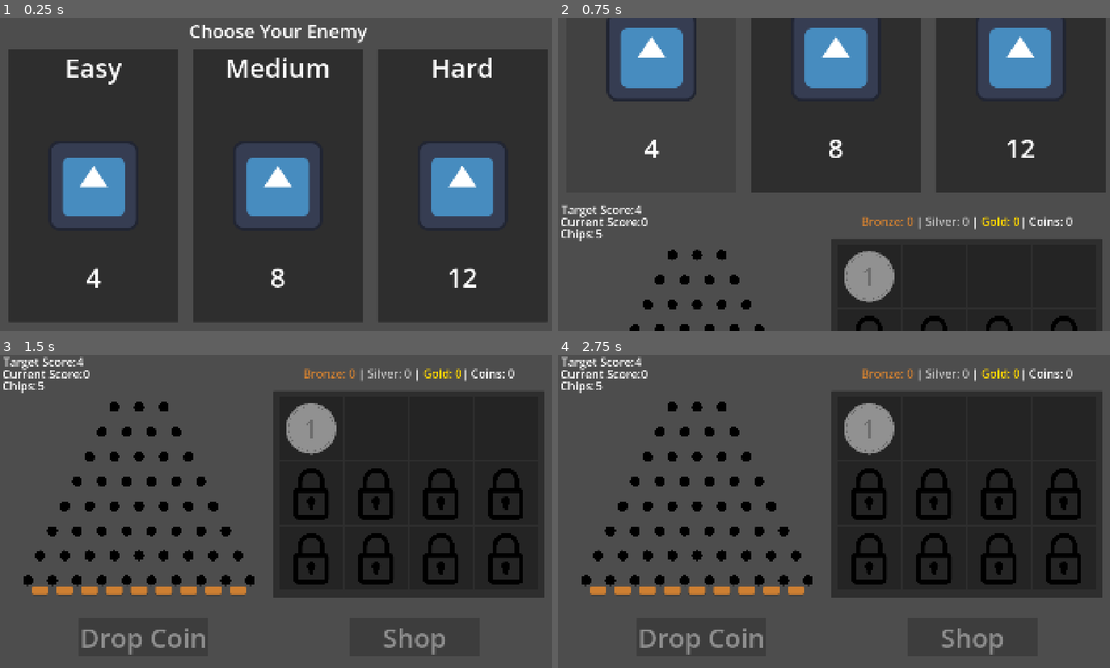
Above: before the commit, frames 1-4 (two rows, left to right).
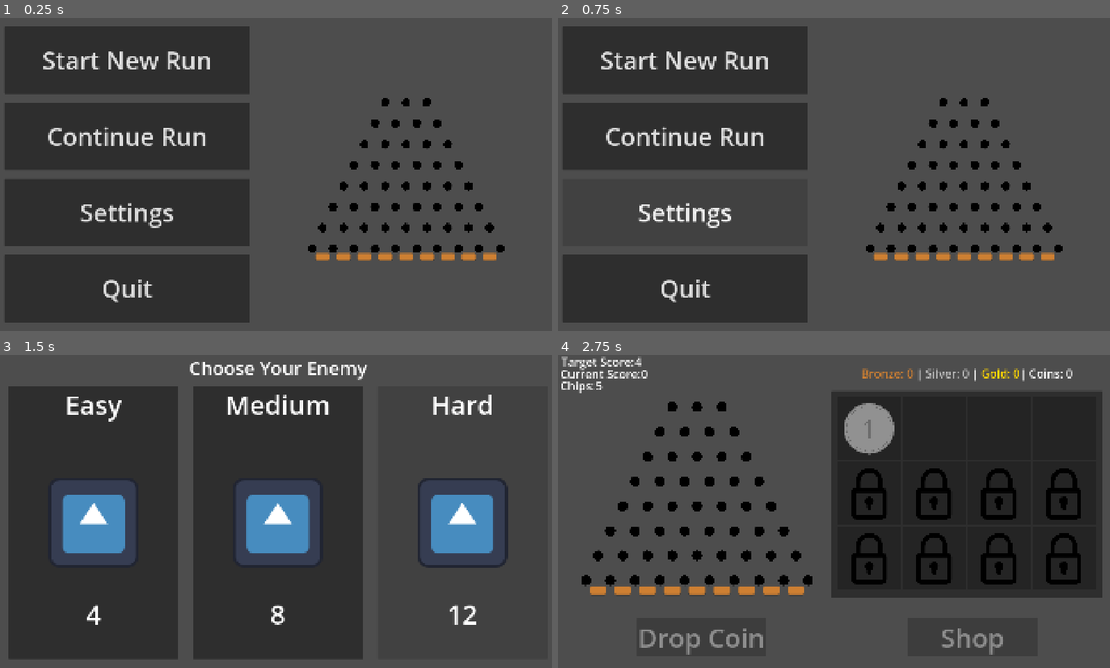
Above: after the commit, the same moments.

Repository: LicasBenjamin/PlinkoMerge
Game: Godot game, scene res://Scenes/MainMenu.tscn
Two runs of this game, one before a commit and one after it. Both use one fixed random seed, a clock stepped at 60 frames per second and the inputs below. Before the commit the project starts from res://Scenes/main_scene.tscn. The engine's default icon, where the game draws it, is replaced by a stand-in: a white triangle on a blue panel in a dark square.
Inputs (mouse positions are in pixels of both pictures, inside the frame that each line leads up to):
- Up to frame 1 (0.25 s): no input
- Up to frame 2 (0.75 s): click (684, 212) at 0.5 s, where only the run after the commit has a clickable "Settings"
- Up to frame 3 (1.5 s): click (126, 398) at 1.25 s, where only the run after the commit has a clickable "Start New Run"
- Up to frame 4 (2.75 s): click (651, 524) at 2.02 s

The runs differ from the first frame. In frame 1, 57% of the frame differs, in the area x 0-100%, y 2-98%; in frame 2, 59%; in frame 3, 63%, in the area x 0-98%, y 0-97%; in frame 4, nothing differs.

Commit message:
Extra Addition of Main Menu
Added in a main menu scene with a working start game button and quit button and added a visual version of the plinko machine for it as well.

Diff:
--- /dev/null
+++ b/Scenes/MainMenu.tscn
@@ -0,0 +1,63 @@
+[gd_scene format=3 uid="uid://csvypwg5dun30"]
+
+[ext_resource type="Script" uid="uid://qw62avjx71hj" path="res://Scenes/main_menu.gd" id="1_tt5f1"]
+[ext_resource type="PackedScene" uid="uid://b4gk2ndy3eegk" path="res://Scenes/visual_plinko_machine.tscn" id="2_853f1"]
+
+[node name="MainMenu" type="Node2D" unique_id=702682671]
+script = ExtResource("1_tt5f1")
+
+[node name="UICanvas" type="CanvasLayer" parent="." unique_id=1892681299]
+
+[node name="Base" type="Control" parent="UICanvas" unique_id=1386199845]
+layout_mode = 3
+anchors_preset = 15
+anchor_right = 1.0
+anchor_bottom = 1.0
+grow_horizontal = 2
+grow_vertical = 2
+
+[node name="MarginContainer" type="MarginContainer" parent="UICanvas/Base" unique_id=626099516]
+layout_mode = 1
+anchors_preset = 9
+anchor_bottom = 1.0
+offset_right = 913.0
+grow_vertical = 2
+theme_override_constants/margin_left = 15
+theme_override_constants/margin_top = 30
+theme_override_constants/margin_right = 50
+theme_override_constants/margin_bottom = 30
+
+[node name="VBoxContainer" type="VBoxContainer" parent="UICanvas/Base/MarginContainer" unique_id=676773194]
+layout_mode = 2
+theme_override_constants/separation = 30
+
+[node name="StartButton" type="Button" parent="UICanvas/Base/MarginContainer/VBoxContainer" unique_id=409090494]
+layout_mode = 2
+size_flags_vertical = 3
+theme_override_font_sizes/font_size = 84
+text = "Start New Run"
+
+[node name="ContinueButton" type="Button" parent="UICanvas/Base/MarginContainer/VBoxContainer" unique_id=272664010]
+layout_mode = 2
+size_flags_vertical = 3
+theme_override_font_sizes/font_size = 84
+text = "Continue Run"
+
+[node name="SettingButton" type="Button" parent="UICanvas/Base/MarginContainer/VBoxContainer" unique_id=283136154]
+layout_mode = 2
+size_flags_vertical = 3
+theme_override_font_sizes/font_size = 84
+text = "Settings"
+
+[node name="QuitButton" type="Button" parent="UICanvas/Base/MarginContainer/VBoxContainer" unique_id=1000453122]
+layout_mode = 2
+size_flags_vertical = 3
+theme_override_font_sizes/font_size = 84
+text = "Quit"
+
+[node name="PlinkoMachine" parent="." unique_id=1008166058 instance=ExtResource("2_853f1")]
+position = Vector2(1402, 292)
+scale = Vector2(1.5, 1.5)
+
+[connection signal="pressed" from="UICanvas/Base/MarginContainer/VBoxContainer/StartButton" to="." method="on_start_button_pressed"]
+[connection signal="pressed" from="UICanvas/Base/MarginContainer/VBoxContainer/QuitButton" to="." method="on_quit_button_pressed"]
--- /dev/null
+++ b/Scenes/main_menu.gd
@@ -0,0 +1,9 @@
+extends Node2D
+
+
+func on_start_button_pressed():
+	get_tree().change_scene_to_file("res://Scenes/main_scene.tscn")
+	pass
+
+func on_quit_button_pressed():
+	get_tree().quit()
--- /dev/null
+++ b/Scenes/visual_award_area.gd
@@ -0,0 +1,6 @@
+extends Area2D
+
+func _on_body_entered(body: Node2D) -> void:
+	#print(body.name)
+	#print("Added "+str(rewardAmount)+" to the score!")
+	body.queue_free()
--- /dev/null
+++ b/Scenes/visual_coin.gd
@@ -0,0 +1,18 @@
+extends RigidBody2D
+
+func start_timer():
+	$Timer.start(10)
+
+#On contact with a peg
+func _on_body_entered(body: Node) -> void:
+	var speed = linear_velocity.length()
+	# Map speed to pitch
+	var pitch = clamp(remap(speed, 0, 500, 0.5, 1), 0.5, 1)
+	# Map speed to volume (in dB)
+	var volume = clamp(remap(speed, 0, 500, -20, -10), -20, -10)
+	$AudioStreamPlayer2D.pitch_scale = pitch
+	$AudioStreamPlayer2D.volume_db = volume
+	$AudioStreamPlayer2D.play()
+
+	#$AudioStreamPlayer2D.pitch_scale = randf_range(0.7, 1.1)
+	#$AudioStreamPlayer2D.play()
--- /dev/null
+++ b/Scenes/visual_coin.tscn
@@ -0,0 +1,41 @@
+[gd_scene format=3 uid="uid://dk7k5tks8bjp6"]
+
+[ext_resource type="Script" uid="uid://clgna67337mrf" path="res://Scenes/visual_coin.gd" id="1_iiyeu"]
+[ext_resource type="Texture2D" uid="uid://drdme2jhktxsr" path="res://Assets/coin_art/coin_1_sprite.png" id="2_cgswv"]
+[ext_resource type="Texture2D" uid="uid://5uk2od67x4us" path="res://Assets/icon.svg" id="3_trt83"]
+[ext_resource type="AudioStream" uid="uid://mubm723m8nls" path="res://Sounds/pickupCoin(1).wav" id="4_cqp3h"]
+
+[sub_resource type="CircleShape2D" id="CircleShape2D_jgi06"]
+radius = 16.0
+
+[node name="coin" type="RigidBody2D" unique_id=1931191305]
+collision_layer = 2
+mass = 2.0
+contact_monitor = true
+max_contacts_reported = 1
+script = ExtResource("1_iiyeu")
+
+[node name="CollisionShape2D" type="CollisionShape2D" parent="." unique_id=381527858]
+shape = SubResource("CircleShape2D_jgi06")
+
+[node name="coin_sprite" type="Sprite2D" parent="." unique_id=73708617]
+scale = Vector2(0.064115666, 0.064115666)
+texture = ExtResource("2_cgswv")
+
+[node name="Sprite2D2" type="Sprite2D" parent="." unique_id=880554795]
+visible = false
+position = Vector2(15.999999, 0)
+scale = Vector2(0.051886674, 0.051886674)
+texture = ExtResource("3_trt83")
+
+[node name="AudioStreamPlayer2D" type="AudioStreamPlayer2D" parent="." unique_id=702678821]
+stream = ExtResource("4_cqp3h")
+volume_db = -10.0
+pitch_scale = 0.22
+bus = &"SFX"
+
+[node name="Timer" type="Timer" parent="." unique_id=485781356]
+one_shot = true
+
+[connection signal="body_entered" from="." to="." method="_on_body_entered"]
+[connection signal="timeout" from="Timer" to="." method="coin_timeout"]
--- /dev/null
+++ b/Scenes/visual_plinko_machine.tscn
@@ -0,0 +1,284 @@
+[gd_scene format=3 uid="uid://b4gk2ndy3eegk"]
+
+[ext_resource type="PackedScene" uid="uid://b5ofivp8rmasc" path="res://Scenes/peg.tscn" id="1_n6ybd"]
+[ext_resource type="PackedScene" uid="uid://do81njtp1155o" path="res://Scenes/award_area.tscn" id="2_er1ft"]
+[ext_resource type="Script" uid="uid://co57bqogbhryq" path="res://Scenes/visual_award_area.gd" id="3_er1ft"]
+[ext_resource type="Script" uid="uid://0rfoayqdgid" path="res://Scenes/visual_spawner.gd" id="4_u5a8b"]
+[ext_resource type="PackedScene" uid="uid://dk7k5tks8bjp6" path="res://Scenes/visual_coin.tscn" id="5_yyle8"]
+
+[sub_resource type="RectangleShape2D" id="RectangleShape2D_cck0h"]
+size = Vector2(17, 48)
+
+[sub_resource type="RectangleShape2D" id="RectangleShape2D_ou7bq"]
+size = Vector2(117.202194, 399.16626)
+
+[node name="PlinkoMachine" type="Node2D" unique_id=1008166058]
+
+[node name="Peg54" parent="." unique_id=998411591 instance=ExtResource("1_n6ybd")]
+position = Vector2(-48, 0)
+
+[node name="Peg55" parent="." unique_id=1629377333 instance=ExtResource("1_n6ybd")]
+
+[node name="Peg56" parent="." unique_id=296718509 instance=ExtResource("1_n6ybd")]
+position = Vector2(48, 0)
+
+[node name="Peg57" parent="." unique_id=199336806 instance=ExtResource("1_n6ybd")]
+position = Vector2(-72, 48)
+
+[node name="Peg58" parent="." unique_id=1973140137 instance=ExtResource("1_n6ybd")]
+position = Vector2(-24, 48)
+
+[node name="Peg59" parent="." unique_id=1670143212 instance=ExtResource("1_n6ybd")]
+position = Vector2(24, 48)
+
+[node name="Peg60" parent="." unique_id=1301065382 instance=ExtResource("1_n6ybd")]
+position = Vector2(72, 48)
+
+[node name="Peg61" parent="." unique_id=1722783364 instance=ExtResource("1_n6ybd")]
+position = Vector2(-96, 96)
+
+[node name="Peg62" parent="." unique_id=1370967657 instance=ExtResource("1_n6ybd")]
+position = Vector2(-48, 96)
+
+[node name="Peg63" parent="." unique_id=267106658 instance=ExtResource("1_n6ybd")]
+position = Vector2(0, 96)
+
+[node name="Peg64" parent="." unique_id=1796306279 instance=ExtResource("1_n6ybd")]
+position = Vector2(48, 96)
+
+[node name="Peg65" parent="." unique_id=2099786748 instance=ExtResource("1_n6ybd")]
+position = Vector2(96, 96)
+
+[node name="Peg66" parent="." unique_id=377638226 instance=ExtResource("1_n6ybd")]
+position = Vector2(-120, 144)
+
+[node name="Peg67" parent="." unique_id=614355229 instance=ExtResource("1_n6ybd")]
+position = Vector2(-72, 144)
+
+[node name="Peg68" parent="." unique_id=233392005 instance=ExtResource("1_n6ybd")]
+position = Vector2(-24, 144)
+
+[node name="Peg69" parent="." unique_id=431678840 instance=ExtResource("1_n6ybd")]
+position = Vector2(24, 144)
+
+[node name="Peg70" parent="." unique_id=1817310292 instance=ExtResource("1_n6ybd")]
+position = Vector2(72, 144)
+
+[node name="Peg71" parent="." unique_id=1290474834 instance=ExtResource("1_n6ybd")]
+position = Vector2(120, 144)
+
+[node name="Peg72" parent="." unique_id=1957716313 instance=ExtResource("1_n6ybd")]
+position = Vector2(-144, 192)
+
+[node name="Peg73" parent="." unique_id=1426945039 instance=ExtResource("1_n6ybd")]
+position = Vector2(-96, 192)
+
+[node name="Peg74" parent="." unique_id=5856276 instance=ExtResource("1_n6ybd")]
+position = Vector2(-48, 192)
+
+[node name="Peg75" parent="." unique_id=2031754031 instance=ExtResource("1_n6ybd")]
+position = Vector2(0, 192)
+
+[node name="Peg76" parent="." unique_id=1816730265 instance=ExtResource("1_n6ybd")]
+position = Vector2(48, 192)
+
+[node name="Peg77" parent="." unique_id=414946463 instance=ExtResource("1_n6ybd")]
+position = Vector2(96, 192)
+
+[node name="Peg78" parent="." unique_id=2091283623 instance=ExtResource("1_n6ybd")]
+position = Vector2(144, 192)
+
+[node name="Peg79" parent="." unique_id=1341055377 instance=ExtResource("1_n6ybd")]
+position = Vector2(-168, 240)
+
+[node name="Peg80" parent="." unique_id=234938660 instance=ExtResource("1_n6ybd")]
+position = Vector2(-120, 240)
+
+[node name="Peg81" parent="." unique_id=682980969 instance=ExtResource("1_n6ybd")]
+position = Vector2(-72, 240)
+
+[node name="Peg82" parent="." unique_id=1272204883 instance=ExtResource("1_n6ybd")]
+position = Vector2(-24, 240)
+
+[node name="Peg83" parent="." unique_id=287322395 instance=ExtResource("1_n6ybd")]
+position = Vector2(24, 240)
+
+[node name="Peg84" parent="." unique_id=65063232 instance=ExtResource("1_n6ybd")]
+position = Vector2(72, 240)
+
+[node name="Peg85" parent="." unique_id=1500270721 instance=ExtResource("1_n6ybd")]
+position = Vector2(120, 240)
+
+[node name="Peg86" parent="." unique_id=1663886491 instance=ExtResource("1_n6ybd")]
+position = Vector2(168, 240)
+
+[node name="Peg87" parent="." unique_id=1434831318 instance=ExtResource("1_n6ybd")]
+position = Vector2(-192, 288)
+
+[node name="Peg88" parent="." unique_id=1651975032 instance=ExtResource("1_n6ybd")]
+position = Vector2(-144, 288)
+
+[node name="Peg89" parent="." unique_id=300920729 instance=ExtResource("1_n6ybd")]
+position = Vector2(-96, 288)
+
+[node name="Peg90" parent="." unique_id=1798313502 instance=ExtResource("1_n6ybd")]
+position = Vector2(-48, 288)
+
+[node name="Peg91" parent="." unique_id=75455857 instance=ExtResource("1_n6ybd")]
+position = Vector2(0, 288)
+
+[node name="Peg92" parent="." unique_id=273844677 instance=ExtResource("1_n6ybd")]
+position = Vector2(48, 288)
+
+[node name="Peg93" parent="." unique_id=1746723443 instance=ExtResource("1_n6ybd")]
+position = Vector2(96, 288)
+
+[node name="Peg94" parent="." unique_id=1475707030 instance=ExtResource("1_n6ybd")]
+position = Vector2(144, 288)
+
+[node name="Peg95" parent="." unique_id=1434848796 instance=ExtResource("1_n6ybd")]
+position = Vector2(192, 288)
+
+[node name="Peg96" parent="." unique_id=1994991927 instance=ExtResource("1_n6ybd")]
+position = Vector2(-216, 336)
+
+[node name="Peg97" parent="." unique_id=323931683 instance=ExtResource("1_n6ybd")]
+position = Vector2(-168, 336)
+
+[node name="Peg98" parent="." unique_id=2050180133 instance=ExtResource("1_n6ybd")]
+position = Vector2(-120, 336)
+
+[node name="Peg99" parent="." unique_id=1086532253 instance=ExtResource("1_n6ybd")]
+position = Vector2(-72, 336)
+
+[node name="Peg100" parent="." unique_id=392521309 instance=ExtResource("1_n6ybd")]
+position = Vector2(-24, 336)
+
+[node name="Peg101" parent="." unique_id=1784452090 instance=ExtResource("1_n6ybd")]
+position = Vector2(24, 336)
+
+[node name="Peg102" parent="." unique_id=1908486649 instance=ExtResource("1_n6ybd")]
+position = Vector2(72, 336)
+
+[node name="Peg103" parent="." unique_id=498817658 instance=ExtResource("1_n6ybd")]
+position = Vector2(120, 336)
+
+[node name="Peg104" parent="." unique_id=1319528803 instance=ExtResource("1_n6ybd")]
+position = Vector2(168, 336)
+
+[node name="Peg105" parent="." unique_id=1873067715 instance=ExtResource("1_n6ybd")]
+position = Vector2(216, 336)
+
+[node name="AwardArea" parent="." unique_id=936589579 instance=ExtResource("2_er1ft")]
+position = Vector2(-192, 344)
+script = ExtResource("3_er1ft")
+
+[node name="AwardArea2" parent="." unique_id=2003268037 instance=ExtResource("2_er1ft")]
+position = Vector2(-144, 344)
+script = ExtResource("3_er1ft")
+
+[node name="AwardArea3" parent="." unique_id=1214698614 instance=ExtResource("2_er1ft")]
+position = Vector2(-96, 344)
+script = ExtResource("3_er1ft")
+
+[node name="AwardArea4" parent="." unique_id=959209854 instance=ExtResource("2_er1ft")]
+position = Vector2(-48, 344)
+script = ExtResource("3_er1ft")
+
+[node name="AwardArea5" parent="." unique_id=1762266496 instance=ExtResource("2_er1ft")]
+position = Vector2(0, 344)
+script = ExtResource("3_er1ft")
+
+[node name="AwardArea6" parent="." unique_id=1066681285 instance=ExtResource("2_er1ft")]
+position = Vector2(48, 344)
+script = ExtResource("3_er1ft")
+
+[node name="AwardArea7" parent="." unique_id=1489256559 instance=ExtResource("2_er1ft")]
+position = Vector2(96, 344)
+script = ExtResource("3_er1ft")
+
+[node name="AwardArea8" parent="." unique_id=1547688720 instance=ExtResource("2_er1ft")]
+position = Vector2(144, 344)
+script = ExtResource("3_er1ft")
+
+[node name="AwardArea9" parent="." unique_id=220124413 instance=ExtResource("2_er1ft")]
+position = Vector2(192, 344)
+script = ExtResource("3_er1ft")
+
+[node name="BoundaryWalls" type="StaticBody2D" parent="." unique_id=643270581]
+position = Vector2(-216.5, 360)
+collision_mask = 2
+
+[node name="AwardDivider" type="CollisionShape2D" parent="BoundaryWalls" unique_id=1730938499]
+shape = SubResource("RectangleShape2D_cck0h")
+debug_color = Color(0, 0.5635306, 0.46801436, 0.41960785)
+
+[node name="AwardDivider2" type="CollisionShape2D" parent="BoundaryWalls" unique_id=1397947262]
+position = Vector2(48.5, 0)
+shape = SubResource("RectangleShape2D_cck0h")
+debug_color = Color(0, 0.5635306, 0.46801436, 0.41960785)
+
+[node name="AwardDivider3" type="CollisionShape2D" parent="BoundaryWalls" unique_id=1000928130]
+position = Vector2(96.5, 0)
+shape = SubResource("RectangleShape2D_cck0h")
+debug_color = Color(0, 0.5635306, 0.46801436, 0.41960785)
+
+[node name="AwardDivider4" type="CollisionShape2D" parent="BoundaryWalls" unique_id=1534522369]
+position = Vector2(144.5, 0)
+shape = SubResource("RectangleShape2D_cck0h")
+debug_color = Color(0, 0.5635306, 0.46801436, 0.41960785)
+
+[node name="AwardDivider5" type="CollisionShape2D" parent="BoundaryWalls" unique_id=271588889]
+position = Vector2(192.5, 0)
+shape = SubResource("RectangleShape2D_cck0h")
+debug_color = Color(0, 0.5635306, 0.46801436, 0.41960785)
+
+[node name="AwardDivider6" type="CollisionShape2D" parent="BoundaryWalls" unique_id=1562206806]
+position = Vector2(240.5, 0)
+shape = SubResource("RectangleShape2D_cck0h")
+debug_color = Color(0, 0.5635306, 0.46801436, 0.41960785)
+
+[node name="AwardDivider7" type="CollisionShape2D" parent="BoundaryWalls" unique_id=1328207754]
+position = Vector2(288.5, 0)
+shape = SubResource("RectangleShape2D_cck0h")
+debug_color = Color(0, 0.5635306, 0.46801436, 0.41960785)
+
+[node name="AwardDivider8" type="CollisionShape2D" parent="BoundaryWalls" unique_id=439967658]
+position = Vector2(336.5, 0)
+shape = SubResource("RectangleShape2D_cck0h")
+debug_color = Color(0, 0.5635306, 0.46801436, 0.41960785)
+
+[node name="AwardDivider9" type="CollisionShape2D" parent="BoundaryWalls" unique_id=1884111914]
+position = Vector2(384.5, 0)
+shape = SubResource("RectangleShape2D_cck0h")
+debug_color = Color(0, 0.5635306, 0.46801436, 0.41960785)
+
+[node name="AwardDivider10" type="CollisionShape2D" parent="BoundaryWalls" unique_id=1405671548]
+position = Vector2(432.5, 0)
+shape = SubResource("RectangleShape2D_cck0h")
+debug_color = Color(0, 0.5635306, 0.46801436, 0.41960785)
+
+[node name="CollisionShape2D" type="CollisionShape2D" parent="BoundaryWalls" unique_id=1645103269]
+position = Vector2(18.940811, -225.91548)
+rotation = 0.4712389
+shape = SubResource("RectangleShape2D_ou7bq")
+debug_color = Color(0, 0.6270352, 0.50862294, 0.41960785)
+
+[node name="CollisionShape2D2" type="CollisionShape2D" parent="BoundaryWalls" unique_id=2063604426]
+position = Vector2(416.50003, -224)
+rotation = -0.4537856
+shape = SubResource("RectangleShape2D_ou7bq")
+debug_color = Color(0, 0.6270352, 0.50862294, 0.41960785)
+
+[node name="Spawner" type="Node2D" parent="." unique_id=555179083 node_paths=PackedStringArray("coin")]
+position = Vector2(0, -118)
+script = ExtResource("4_u5a8b")
+coin = NodePath("../coin")
+
+[node name="Timer" type="Timer" parent="Spawner" unique_id=3676785]
+autostart = true
+
+[node name="coin" parent="." unique_id=1931191305 instance=ExtResource("5_yyle8")]
+visible = false
+
+[connection signal="timeout" from="Spawner/Timer" to="Spawner" method="drop_coin"]
--- /dev/null
+++ b/Scenes/visual_spawner.gd
@@ -0,0 +1,19 @@
+extends Node2D
+
+@export var coin : RigidBody2D
+
+func drop_coin() -> void:
+	var instance = coin.duplicate()
+
+	#instance.change_coin_sprite(coin_info.icon)
+
+	var offset = Vector2(randf_range(-50, 50), randf_range(-50, 50))
+	get_tree().current_scene.add_child(instance)
+	instance.global_position = global_position + offset  # world position
+	instance.freeze = false
+	instance.visible = true
+	instance.start_timer()
+	var impulse = Vector2(randf_range(-100, 100), randf_range(-200, -100))
+	instance.apply_impulse(Vector2.ZERO, impulse)
+
+	$Timer.wait_time = randf()
--- a/project.godot
+++ b/project.godot
@@ -15,7 +15,7 @@
 [application]
 
 config/name="Jame-Gam-57-1"
-run/main_scene="uid://buvtjw0u4nwyt"
+run/main_scene="uid://csvypwg5dun30"
 config/features=PackedStringArray("4.6", "GL Compatibility")
 config/icon="res://Assets/icon.svg"
 
Not shown, added: Scenes/main_menu.gd.uid
Not shown, added: Scenes/visual_award_area.gd.uid
Not shown, added: Scenes/visual_coin.gd.uid
Not shown, added: Scenes/visual_spawner.gd.uid
